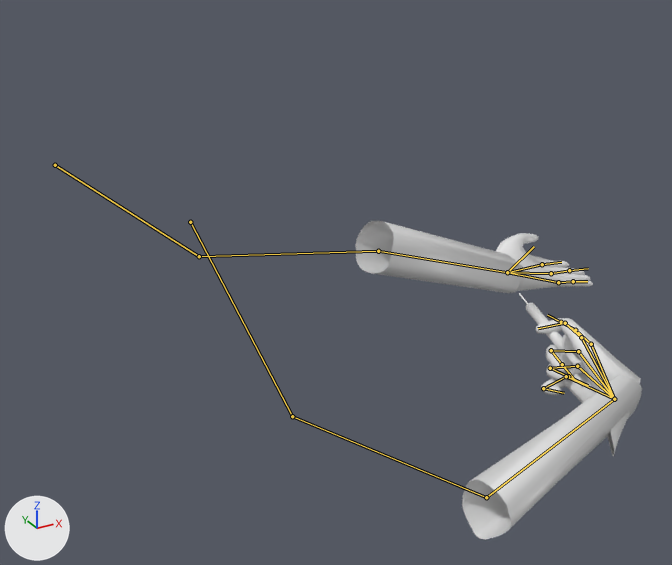
A saved change to the FBX model SourceAssets/Characters/IcePick/FPHands_Base/NeedleTemp/IcePick_NeedleHands.fbx.
Both versions are drawn from a camera (50 mm lens) standing at (-3.23, -17.71, 9.42) and looking at (6.14, -0.69, 0.91). The axes (+X, +Y, +Z) are drawn at lower left. The lights are the same throughout. The first picture is the older version. Both versions are drawn at frame 1 of the action 'Armature.001|Armature|Armature|Armature|Scene'; the numbers are the values there. The bones that change, and the others that lie on the model, are drawn over the model as lines.
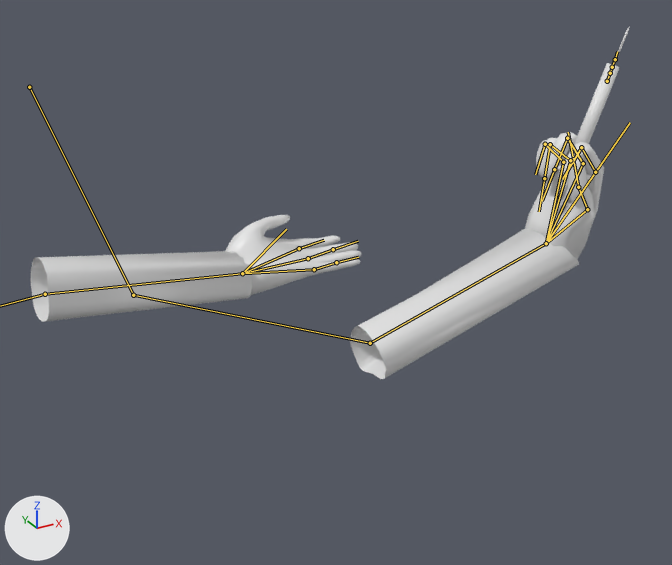
Where the change shows, as pixel boxes (x1, y1, x2, y2) in the pictures (672 x 565 px):
'Cube.004', posed: before (355, 221, 642, 539); after (31, 27, 629, 379)
bone 'Bone', root to tip: before (190, 222) to (292, 416); after (29, 87) to (133, 295)
bone 'Bone.001', root to tip: before (292, 416) to (486, 497); after (133, 295) to (370, 343)
bone 'Bone.002', root to tip: before (486, 497) to (614, 399); after (370, 343) to (546, 243)
bone 'Bone.003', root to tip: before (614, 399) to (591, 344); after (546, 243) to (587, 209)
bone 'Bone.004', root to tip: before (591, 344) to (575, 330); after (587, 209) to (578, 187)
bone 'Bone.006', root to tip: before (614, 399) to (581, 337); after (546, 243) to (630, 122)
bone 'Bone.007', root to tip: before (581, 337) to (565, 323); after (595, 172) to (581, 147)
bone 'Bone.008', root to tip: before (565, 323) to (538, 328); after (581, 147) to (562, 179)
bone 'Grip_Bone', root to tip: before (614, 399) to (578, 351); after (546, 243) to (583, 163)
bone 'Bone.012', root to tip: before (614, 399) to (577, 366); after (546, 243) to (570, 160)
bone 'Bone.013', root to tip: before (577, 366) to (550, 368); after (570, 160) to (550, 144)
bone 'Bone.015', root to tip: before (614, 399) to (566, 376); after (546, 243) to (563, 162)
bone 'Bone.016', root to tip: before (566, 376) to (543, 388); after (563, 162) to (545, 144)

The edits, one by one:
Bone 'Bone' (bone_bone) moves from (-2.27, 3.5, -2.18) to (0.09, 0.7, -0.71).
Bone 'Bone.001' (bone_bone_001) turns from (-19, 53, -27) to (-16, 52, -12) degrees about its own x, y and z.
Bone 'Bone.002' (bone_bone_002) turns from (-41, 40, -12) to (-86, 79, -70) degrees about its own x, y and z.
Bone 'Bone.003' (bone_bone_003) turns from (-74, 17, -52) to (-32, 13, 7) degrees about its own x, y and z.
Bone 'Bone.004' (bone_bone_004) turns from (15, -1, -3) to (-51, -13, -14) degrees about its own x, y and z.
Bone 'Bone.006' (bone_bone_006) turns from (-70, -29, -15) to (-53, 6, -5) degrees about its own x, y and z.
Bone 'Bone.007' (bone_bone_007) turns from (-5, 0, -5) to (-59, 0, -5) degrees about its own x, y and z.
Bone 'Bone.008' (bone_bone_008) turns from (-74, -4, -36) to (-103, -14, -34) degrees about its own x, y and z.
Bone 'Grip_Bone' (bone_grip_bone) turns from (-66, -43, -6) to (-53, -6, 1) degrees about its own x, y and z.
Bone 'Bone.012' (bone_bone_012) turns from (-45, -47, -18) to (-49, -9, -3) degrees about its own x, y and z.
Bone 'Bone.013' (bone_bone_013) turns from (-78, -8, 3) to (-78, -5, 12) degrees about its own x, y and z.
Bone 'Bone.015' (bone_bone_015) turns from (-65, -61, 6) to (-48, -25, 15) degrees about its own x, y and z.
Bone 'Bone.016' (bone_bone_016) turns from (-84, -2, 16) to (-65, 9, 30) degrees about its own x, y and z.
Bone 'Bone.009' (bone_bone_009) moves from (0.51, 1.69, 1.65) to (2.36, 2.64, 2.35).
Bone 'Bone.009' (bone_bone_009) turns from (27, -21, 29) to (-7, 46, -70) degrees about its own x, y and z.
Bone 'Bone.018' (bone_bone_018) turns from (-25, -9, -3) to (93, -31, 10) degrees about its own x, y and z.
